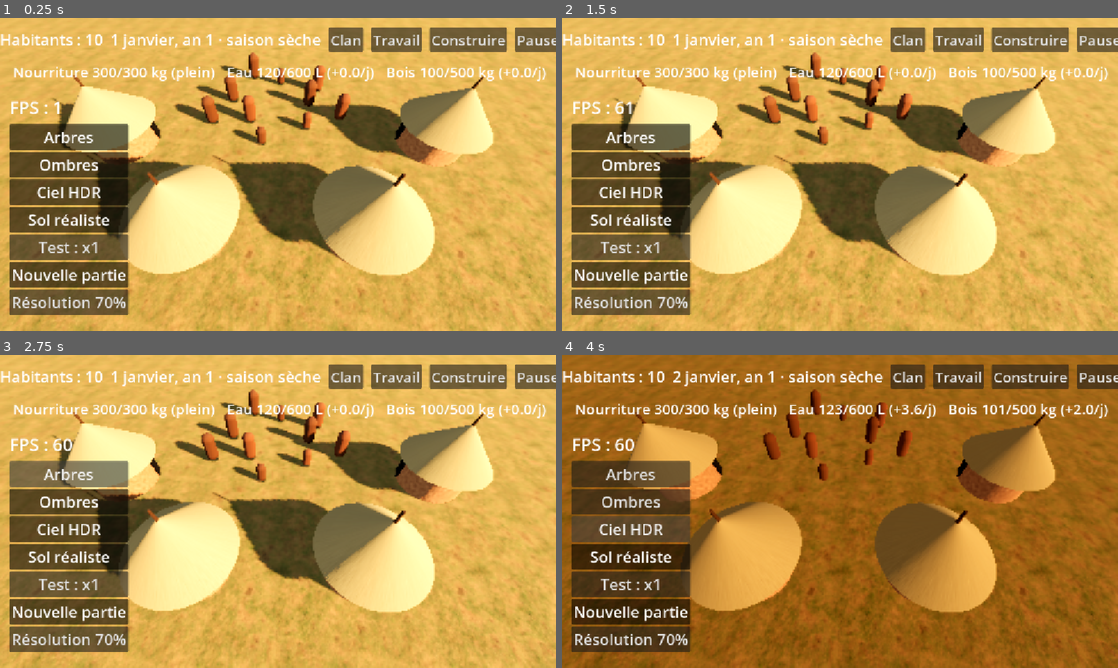
Above: before the commit, frames 1-4 (two rows, left to right).
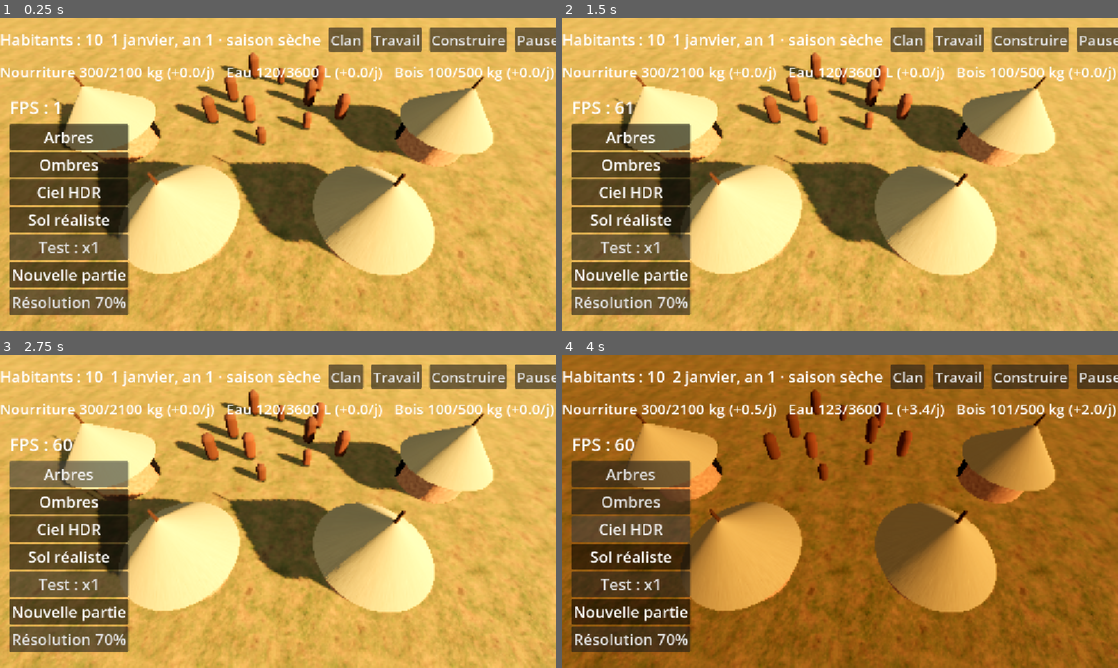
Above: after the commit, the same moments.

Repository: barroapk/faso-kanou
Game: Godot game, scene res://scenes/main.tscn
Two runs of this game, one before a commit and one after it. Both use one fixed random seed, a clock stepped at 60 frames per second and the inputs below. A sky picture missing from this copy of the repository is replaced by a grey-blue gradient.
Inputs:
- Up to frame 1 (0.25 s): no input
- Up to frame 2 (1.5 s): click "Nouvelle partie" at 0.5 s; click "Nouvelle partie" at 1.25 s
- Up to frame 3 (2.75 s): click "Arbres" at 2 s
- Up to frame 4 (4 s): click "Ombres" at 2.75 s; click "Ciel HDR" at 3.5 s

The runs differ from the first frame. In frame 1, 1.8% of the frame differs, in the area x 0-100%, y 15-21%; in frame 2, 1.8%; in frame 3, 1.8%; in frame 4, 2.0%.

Commit message:
v0.3.5 : réserves dans les huttes, pertes, évaporation, autonomie

Diff:
--- a/data/batiments.json
+++ b/data/batiments.json
@@ -2,8 +2,8 @@
   "hutte": {
     "nom": "Hutte",
     "niveaux": [
-      {"nom": "Hutte de paille", "cout": {"bois": 60}, "travail": 20, "entretien": {"bois": 2}, "effet": {"logement": 5}},
-      {"nom": "Hutte renforcée", "cout": {"bois": 120}, "travail": 35, "entretien": {"bois": 3}, "effet": {"logement": 7}}
+      {"nom": "Hutte de paille", "cout": {"bois": 60}, "travail": 20, "entretien": {"bois": 2}, "effet": {"logement": 5, "stock_nourriture": 450, "stock_eau": 750}},
+      {"nom": "Hutte renforcée", "cout": {"bois": 120}, "travail": 35, "entretien": {"bois": 3}, "effet": {"logement": 7, "stock_nourriture": 630, "stock_eau": 1050}}
     ]
   },
   "grenier": {
--- a/scripts/core/besoins.gd
+++ b/scripts/core/besoins.gd
@@ -5,7 +5,8 @@
 # puis liste les problèmes avec leurs solutions possibles :
 #   deficit  : la production prévue ne couvre pas la consommation
 #   marge    : elle la couvre, mais sans la marge de sécurité
-#   stockage : la réserve maximale tient moins de 30 jours
+#   stockage : la réserve maximale tient moins que l'autonomie visée
+#              (90 jours de nourriture, 30 jours d'eau et de bois)
 #   surplus  : un poste peut être libéré sans danger
 #   logement : moins de places libres que de couples qui peuvent avoir un enfant
 # Ce module ne change rien tout seul en mode "conseil".
@@ -21,6 +22,7 @@
 const ACTIONS_MAX := [1, 1, 2, 3]
 const MOIS_VERROU := 6
 const MARGE_FERMETURE := 0.35
+const AUTONOMIE_VISEE := {"nourriture": 90.0, "eau": 30.0, "bois": 30.0}
 
 var mode := "auto"
 var verrou := {}
@@ -53,7 +55,7 @@
     problemes = diagnostiquer()
     for p in problemes:
         if p["type"] == "stockage":
-            _avis(p["ressource"], "Réserve de %s trop petite pour 30 jours : construisez du stockage." % p["ressource"])
+            _avis(p["ressource"], "Réserve de %s trop petite pour %d jours : construisez du stockage." % [p["ressource"], int(AUTONOMIE_VISEE[p["ressource"]])])
         elif p["type"] == "logement":
             _avis("logement", "Logement : %d place(s) libre(s) pour %d couple(s) qui peuvent avoir un enfant. Construisez des huttes." % [maxi(0, p["places"]), int(p["besoin"])])
         elif p["type"] == "deficit" and p["solutions"].is_empty():
@@ -155,7 +157,7 @@
         p["type"] = "deficit" if prod < conso else "marge"
         p["solutions"] = _solutions_deficit(r, niveau)
         return p
-    if plein and capacite / conso < 30.0:
+    if plein and capacite / conso < float(AUTONOMIE_VISEE.get(r, 30.0)):
         p["type"] = "stockage"
         var b := _batiment_pour("stock_" + r)
         if b != "":
@@ -335,12 +337,19 @@
             meilleur = m
     return meilleur
 
+# Le bâtiment fait pour cet effet (son premier effet), sinon un autre qui l'a.
+# Ex. : pour l'eau, des jarres plutôt qu'une hutte.
 func _batiment_pour(effet_cherche: String) -> String:
+    var secours := ""
     for type in _cons.definitions:
         var effet: Dictionary = _cons.definitions[type]["niveaux"][0].get("effet", {})
-        if effet.has(effet_cherche):
+        if not effet.has(effet_cherche):
+            continue
+        if effet.keys()[0] == effet_cherche:
             return type
-    return ""
+        if secours == "":
+            secours = type
+    return secours
 
 func _metiers(r: String) -> Array:
     var liste := []
--- a/scripts/core/ressources.gd
+++ b/scripts/core/ressources.gd
@@ -14,6 +14,10 @@
 const CONSO_ENFANT := {"nourriture": 0.5, "eau": 3.0, "bois": 0.6}
 const BASE := {"nourriture": 300.0, "eau": 600.0, "bois": 500.0}
 const UNITES := {"nourriture": "kg", "eau": "L", "bois": "kg"}
+# Pertes de stockage par jour (part du stock).
+const PERTES_NOURRITURE := 0.001        # sans grenier : environ 30 % par an
+const PERTES_NOURRITURE_GRENIER := 0.0003
+const EVAPORATION_EAU := 0.002          # jarres et canaris : 0,2 % par jour
 
 var construction
 var stocks := {"nourriture": 300.0, "eau": 120.0, "bois": 100.0}
@@ -26,7 +30,20 @@
     return BASE[r] + construction.effet_total("stock_" + r)
 
 func taux_pertes() -> float:
-    return 0.0003 if construction.effet_total("conservation") > 0.0 else 0.002
+    return PERTES_NOURRITURE_GRENIER if construction.effet_total("conservation") > 0.0 else PERTES_NOURRITURE
+
+# Autonomie : nombre de jours que le clan peut tenir sur ses stocks,
+# sans rien produire ni importer.
+func autonomie(population, jour: int) -> Dictionary:
+    var conso := {"nourriture": 0.0, "eau": 0.0, "bois": 0.0}
+    for h in population.habitants:
+        var c: Dictionary = CONSO_ENFANT if population.age(h, jour) < 14 else CONSO_ADULTE
+        for r in c:
+            conso[r] += c[r]
+    var a := {}
+    for r in conso:
+        a[r] = stocks[r] / conso[r] if conso[r] > 0.0 else 9999.0
+    return a
 
 func jour_passe(population, jour: int, pluie: bool, chantier_actif: bool) -> void:
     var s := 1 if pluie else 0
@@ -45,6 +62,7 @@
     if pluie:
         variation["eau"] += 20.0
     variation["nourriture"] -= stocks["nourriture"] * taux_pertes()
+    variation["eau"] -= stocks["eau"] * EVAPORATION_EAU
     for r in variation:
         stocks[r] = clampf(stocks[r] + variation[r], 0.0, capacite(r))
     bilan = variation
--- /dev/null
+++ b/tests/mesure_economie.gd
@@ -0,0 +1,155 @@
+extends SceneTree
+
+# Mesure de l'économie actuelle (sans rien changer aux règles).
+# Simulation 100 ans, logement construit au besoin, postes gérés par besoins.gd (auto).
+# Pour chaque jour : production réelle et consommation réelle par ressource.
+# Marge = (production - consommation) / consommation, par taille de clan et par saison.
+# Mesure aussi la part des adultes qu'il faudrait pour une marge de 20 %.
+const TEMPS = preload("res://scripts/core/temps.gd")
+const POPULATION = preload("res://scripts/core/population.gd")
+const RESSOURCES = preload("res://scripts/core/ressources.gd")
+const CONSTRUCTION = preload("res://scripts/core/construction.gd")
+const BESOINS = preload("res://scripts/core/besoins.gd")
+
+const TRANCHES := [[1, 14, "10-14"], [15, 24, "15-24"], [25, 49, "25-49"], [50, 9999, "50+"]]
+const R := ["nourriture", "eau", "bois"]
+
+var cumul := {}     # tranche|saison|ressource -> [prod, conso, jours]
+var besoin := {}    # tranche|saison -> [part d'adultes nécessaire, jours]
+var faim := 0
+var soif := 0
+var autonomie := {}   # tranche|ressource -> [somme jours, mesures, minimum]
+var transition := {}  # ressource -> minimum d'autonomie dans les 60 premiers jours de saison sèche
+
+func _initialize() -> void:
+    for g in [2026, 1, 2, 3, 4, 5, 6, 7, 8, 9]:
+        _simuler(g)
+    print("=== Marge réelle = (production - consommation) / consommation ===")
+    print("taille | saison | nourriture | eau | bois | adultes nécessaires pour 20 %% partout")
+    for t in TRANCHES:
+        for s in ["sèche", "pluies"]:
+            var ligne := "%6s | %6s" % [t[2], s]
+            var vide := true
+            for r in R:
+                var c: Array = cumul.get("%s|%s|%s" % [t[2], s, r], [0.0, 0.0, 0])
+                if c[2] > 0:
+                    vide = false
+                    ligne += " | %+6.0f %%" % (100.0 * (c[0] - c[1]) / c[1])
+                else:
+                    ligne += " |    -   "
+            var bz: Array = besoin.get("%s|%s" % [t[2], s], [0.0, 0])
+            if not vide:
+                ligne += " | %3.0f %% des adultes" % (100.0 * bz[0] / maxi(1, bz[1]))
+                print(ligne)
+    print("=== Autonomie (jours tenables sur les stocks) : moyenne / minimum ===")
+    for t in TRANCHES:
+        var l := "%6s" % t[2]
+        for r in R:
+            var a: Array = autonomie.get("%s|%s" % [t[2], r], [0.0, 0, 99999.0])
+            if a[1] > 0:
+                l += " | %s %4.0f j / %3.0f j" % [r, a[0] / a[1], a[2]]
+        print(l)
+    print("Début de saison sèche (60 premiers jours), autonomie minimale : nourriture %.0f j, eau %.0f j" % [transition.get("nourriture", -1.0), transition.get("eau", -1.0)])
+    print("Jours de faim : %d, jours de soif : %d (10 simulations x 100 ans)" % [faim, soif])
+    quit()
+
+func _tranche(n: int) -> String:
+    for t in TRANCHES:
+        if n >= t[0] and n <= t[1]:
+            return t[2]
+    return "?"
+
+func _simuler(graine: int) -> void:
+    var t = TEMPS.new()
+    var pop = POPULATION.new()
+    var res = RESSOURCES.new()
+    var cons = CONSTRUCTION.new()
+    res.construction = cons
+    var b = BESOINS.new()
+    pop.creer_clan_initial(0, graine)
+    cons.etat_initial()
+    for an in 100:
+        for j in 360:
+            t.jour_total += 1
+            var pluie: bool = t.saison_des_pluies()
+            var chantier: bool = not cons.chantiers.is_empty()
+            _mesurer(pop, res, t.jour_total, pluie, chantier)
+            res.jour_passe(pop, t.jour_total, pluie, chantier)
+            if res.faim: faim += 1
+            if res.soif: soif += 1
+            var w := 0.0
+            for h in pop.habitants:
+                if h["metier"] == "bâtisseur":
+                    w += 0.6 + float(h["competence"]) / 100.0 * 0.8
+            cons.jour_passe(w)
+            pop.jour_passe(res.faim, res.soif)
+            if t.jour_total % 30 == 0:
+                var au: Dictionary = res.autonomie(pop, t.jour_total)
+                var tr := _tranche(pop.habitants.size())
+                for r in R:
+                    var a: Array = autonomie.get("%s|%s" % [tr, r], [0.0, 0, 99999.0])
+                    a[0] += minf(au[r], 9999.0)
+                    a[1] += 1
+                    a[2] = minf(a[2], au[r])
+                    autonomie["%s|%s" % [tr, r]] = a
+                var m: int = t.mois()
+                if (m == 10 or m == 11) and an > 0:
+                    for r in ["nourriture", "eau"]:
+                        transition[r] = minf(transition.get(r, 99999.0), au[r])
+                cons.mois_passe(res)
+                pop.mois_passe(t.jour_total, res.stocks["nourriture"] > 100.0, int(cons.effet_total("logement")))
+                b.mois_passe(pop, res, cons, t.jour_total, pluie, chantier)
+                if cons.chantiers.is_empty():
+                    for p in b.problemes:
+                        if p["type"] == "logement" and p["solutions"].size() > 0:
+                            b.appliquer(p["solutions"][0])
+                pop.repartir(t.jour_total)
+        if pop.habitants.is_empty():
+            return
+
+func _mesurer(pop, res, jour: int, pluie: bool, chantier: bool) -> void:
+    var n: int = pop.habitants.size()
+    if n == 0:
+        return
+    var s := 1 if pluie else 0
+    var tr := _tranche(n)
+    var sa := "pluies" if pluie else "sèche"
+    var prod := {"nourriture": 0.0, "eau": 0.0, "bois": 0.0}
+    var conso := {"nourriture": 0.0, "eau": 0.0, "bois": 0.0}
+    var adultes := 0
+    var comp := 0.0
+    for h in pop.habitants:
+        var enfant: bool = pop.age(h, jour) < 14
+        var c: Dictionary = res.CONSO_ENFANT if enfant else res.CONSO_ADULTE
+        for r in c:
+            conso[r] += c[r]
+        if not enfant and h["metier"] != "chef" and h["metier"] != "ancien":
+            adultes += 1
+            comp += float(h["competence"])
+        if h["metier"] == "bâtisseur" and chantier:
+            continue
+        var p: Dictionary = res.PRODUCTION.get(h["metier"], {})
+        var eff: float = (0.6 + float(h["competence"]) / 100.0 * 0.8) * res.outils
+        for r in p:
+            prod[r] += p[r][s] * eff
+    if pluie:
+        prod["eau"] += 20.0
+    for r in R:
+        var k := "%s|%s|%s" % [tr, sa, r]
+        var c: Array = cumul.get(k, [0.0, 0.0, 0])
+        c[0] += prod[r]
+        c[1] += conso[r]
+        c[2] += 1
+        cumul[k] = c
+    # Travailleurs nécessaires pour 20 % de marge, avec la compétence moyenne du clan.
+    if adultes > 0:
+        var eff_moy := 0.6 + comp / adultes / 100.0 * 0.8
+        var meilleur_nourriture: float = maxf(res.PRODUCTION["chasseur"]["nourriture"][s], res.PRODUCTION["cueilleur"]["nourriture"][s]) * eff_moy
+        var w: float = conso["nourriture"] * 1.2 / meilleur_nourriture
+        w += conso["eau"] * 1.2 / (res.PRODUCTION["porteur d'eau"]["eau"][s] * eff_moy)
+        w += conso["bois"] * 1.2 / (res.PRODUCTION["bâtisseur"]["bois"][s] * eff_moy)
+        var k2 := "%s|%s" % [tr, sa]
+        var bz: Array = besoin.get(k2, [0.0, 0])
+        bz[0] += w / adultes
+        bz[1] += 1
+        besoin[k2] = bz
--- a/tests/test_diagnostic.gd
+++ b/tests/test_diagnostic.gd
@@ -16,7 +16,7 @@
     _cas("Eau : aucun porteur, 40 L", func(pop, res, cons): pop.postes["porteur d'eau"] = 0; res.stocks["eau"] = 40.0, "eau", "deficit", false, false)
     _cas("Nourriture : 10 kg, saison sèche", func(pop, res, cons): pop.postes["chasseur"] = 0; pop.postes["cueilleur"] = 0; pop.postes["porteur d'eau"] = 4; res.stocks["nourriture"] = 10.0, "nourriture", "deficit", false, false)
     _cas("Bois : chantier en cours, 5 kg", func(pop, res, cons): res.stocks["bois"] = 5.0, "bois", "deficit", false, true)
-    _cas("Eau : 3 porteurs, stock plein mais petit", func(pop, res, cons): pop.postes["porteur d'eau"] = 3; res.stocks["eau"] = 600.0, "eau", "stockage", false, false)
+    _cas("Eau : 3 porteurs, aucune hutte (réserve de base seule), stock plein", func(pop, res, cons): pop.postes["porteur d'eau"] = 3; cons.batiments = []; res.stocks["eau"] = 600.0, "eau", "stockage", false, false)
     _cas("Eau : 1 porteur, marge trop faible", func(pop, res, cons): res.stocks["eau"] = 600.0, "eau", "marge", false, false)
     _cas("Nourriture : 3 chasseurs, 3 cueilleurs", func(pop, res, cons): pop.postes["chasseur"] = 3; pop.postes["cueilleur"] = 3; pop.postes["porteur d'eau"] = 0; pop.postes["bâtisseur"] = 0, "nourriture", "surplus", false, false)
     _cas("Nourriture : départ du jeu, marge faible", func(pop, res, cons): pass, "nourriture", "marge", false, false)
--- a/tests/test_propositions.gd
+++ b/tests/test_propositions.gd
@@ -67,6 +67,7 @@
 
     # Une seule solution existe : il n'en invente pas d'autre.
     _monde()
+    cons.batiments = []   # aucune hutte : seule la réserve de base (600 L)
     res.stocks["eau"] = 600.0
     pop.postes["porteur d'eau"] = 3
     var chef3 = CHEF.new()
